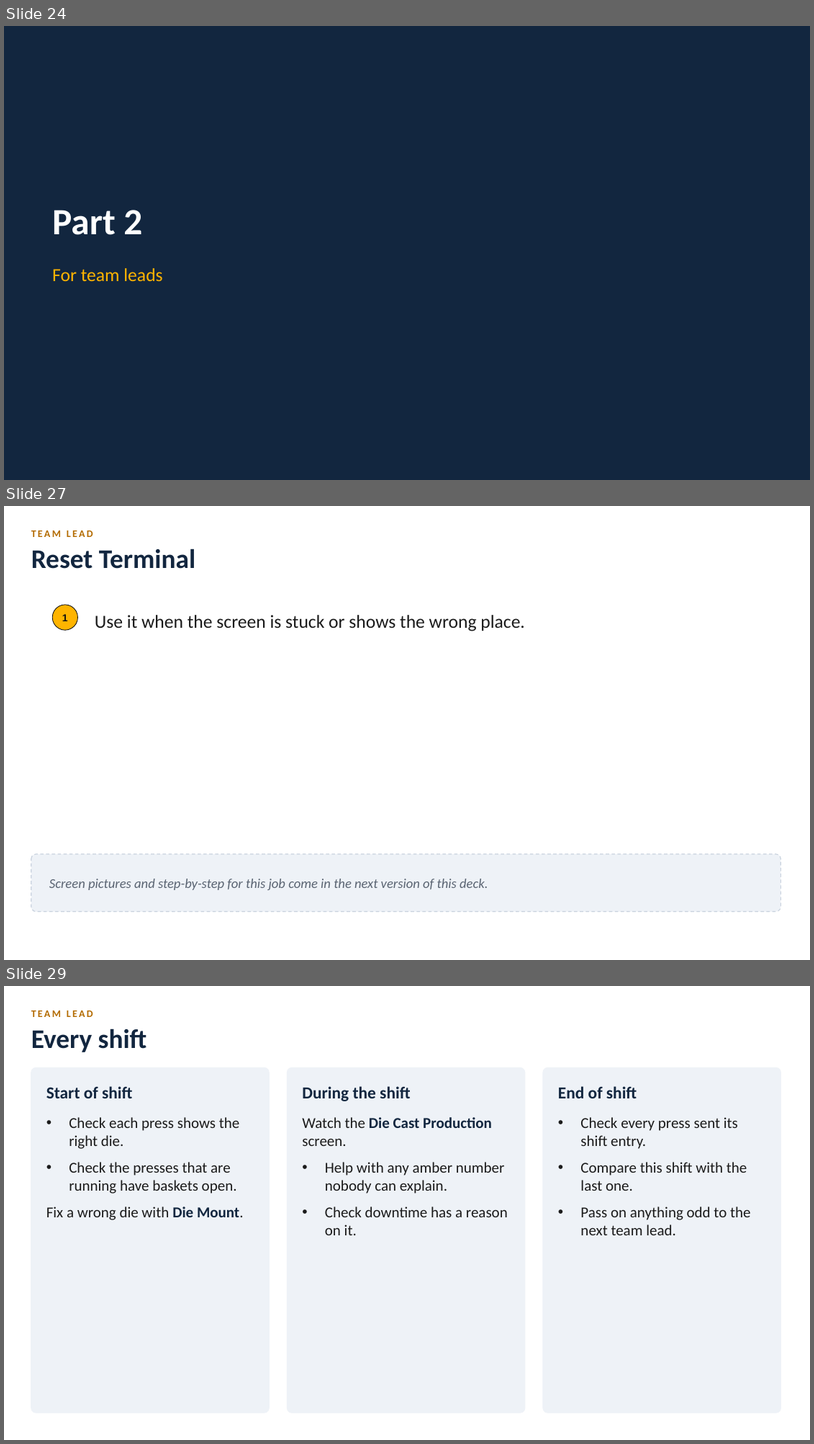
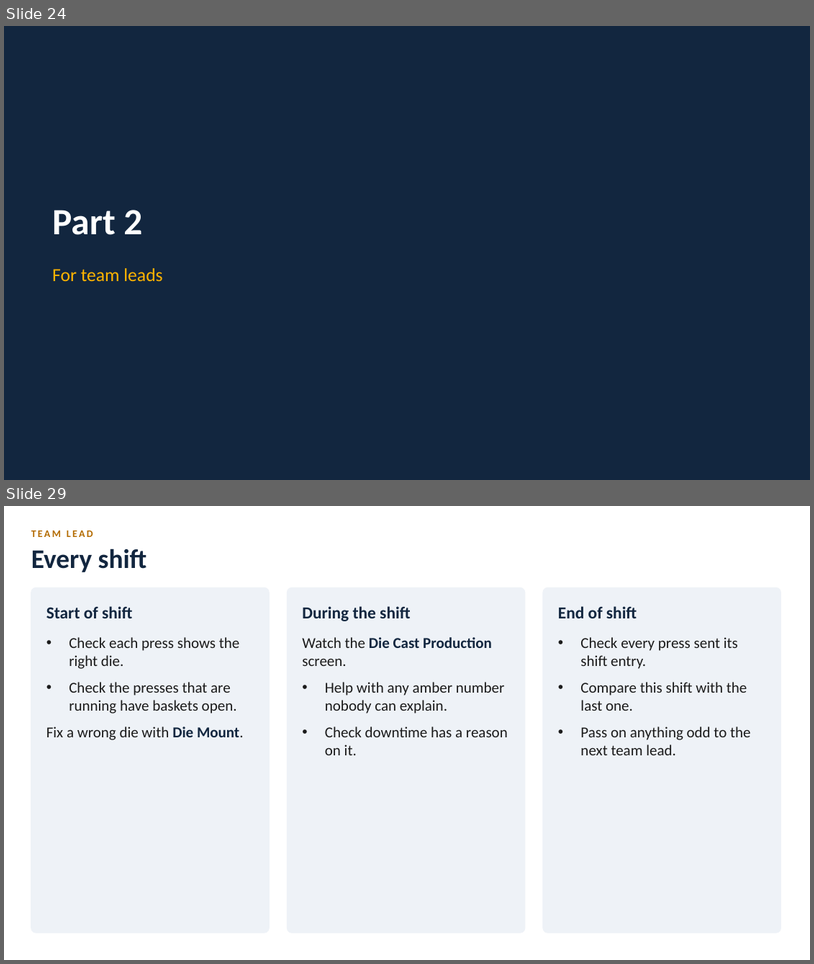
Before and after one commit to BR-Customers/MPP, a slide deck: docs/training/diecast/MPP_DieCast_Training.pptx. Shown one above the other, each under a label of ours: slides 24, 27 and 29 before the commit, slides 24 and 29 after it; the slides between them are not shown. The pictures are 814x1444 and 814x964 pixels, drawn with LibreOffice and Linux fonts; fonts in the diff are those of the drawing. Boxes give left, top, right and bottom in pixels: in the first picture for what was removed or moved away, otherwise in the second. Text is boxed around its words. In the diff, an @@ line names an element or a change of style, - is before the commit and + after.

Commit message:
feat(training-deck): team lead slides -- Supervisor Access, Die Mount, Reset Terminal, production dashboard
The four placeholders become real slides from Dev captures: the
'Authorize: Supervisor access' and 'Authorize: Die Mount' AD sign-in boxes,
Reset Terminal (signs the operator out at once and brings up the PIN pad, no
confirmation), and the Die Cast Production dashboard with a real entry for
the current shift (7,000 good, submitted on Dev).

Not captured: the Die Mount screen behind the sign-in. The visible-Chrome
session never resolved to the DC1-T1 terminal, so it had no machines to pick.
Dashboard zones and the sign-in box targets were placed from the screenshots.

```diff
--- a/docs/training/diecast/MPP_DieCast_Training.pptx
+++ b/docs/training/diecast/MPP_DieCast_Training.pptx
@@ slide 27 removed at [4,506,810,960], background #FFFFFF @@
@@ text removed at [31,530,93,537] @@
-TEAM LEAD
@@ text removed at [31,548,196,569] @@
-Reset Terminal
@@ ellipse removed at [52,605,78,630] @@
@@ text removed at [62,614,68,621] @@
-1
@@ text removed at [95,615,525,631] @@
-Use it when the screen is stuck or shows the wrong place.
@@ rounded rectangle removed at [31,854,782,911] @@
@@ text removed at [49,878,488,890] @@
-Screen pictures and step-by-step for this job come in the next version of this deck.
```
Also in this commit, not shown: 2 slides changed, 2 slides added, 1 other slide removed, 11 other files.
